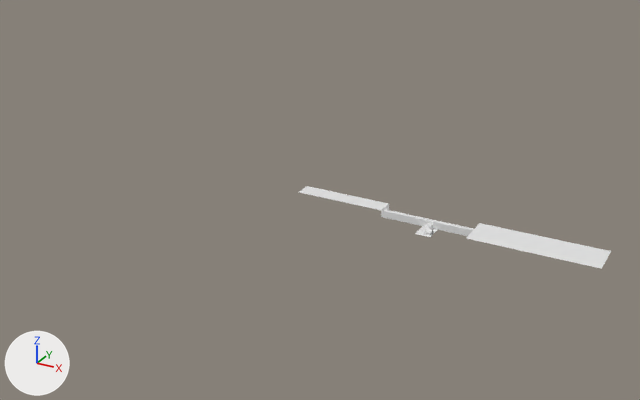
What one commit did to the FBX model Assets/BackGround/Mat_2stage/Ground/2stage_Level.fbx.
One viewpoint serves both versions: a 50 mm lens placed at (150.0, -774.0, 381.0), pointed at (-284.0, 16.0, -14.0). Lighting does not change. The marker at lower left points along +X, +Y and +Z. Where no turn or scale is listed for an object, it has been applied to the vertices.

The older version as bpy lines, for what is in view:
```python
me_plane = bpy.data.meshes.new('Plane')
me_plane.from_pydata(...)  # 18 vertices, 8 faces; spans x -200.0..30.0, y -25.0..15.0, z -8.0..0.0
me_plane_007 = bpy.data.meshes.new('Plane.007')
me_plane_007.from_pydata([(-1394.0, 0.0, 500.0), (1394.0, 0.0, 500.0), (-1394.0, 0.0, -500.0), (1394.0, 0.0, -500.0), (-1394.0, -1232.0, -955.0), (118.0, -1232.0, -955.0)], [], [(0, 1, 3, 2), (2, 3, 5, 4)])
me_plane_009 = bpy.data.meshes.new('Plane.009')
me_plane_009.from_pydata(...)  # 6 vertices, 2 faces; spans x -300.0..-200.0, y -5.0..15.0, z -7.5..0.0
# before: 0 (-200.0, -5.0, -7.5) at pixel (381, 217), 1 (-200.0, -5.0, 0.0) at pixel (381, 210), 2 (-200.0, 15.0, -7.5) at pixel (389, 210), 3 (-200.0, 15.0, 0.0) at pixel (389, 203), 4 (-300.0, -5.0, 0.0) at pixel (298, 192)
# before: 5 (-300.0, 15.0, 0.0) at pixel (307, 186)
ob_plane_001 = bpy.data.objects.new('Plane.001', me_plane)
ob_plane_001.location = (0.0, 0.0, 0.0)
ob_plane_007 = bpy.data.objects.new('Plane.007', me_plane_007)
ob_plane_007.location = (-186.4, 0.0, -4.9)
ob_plane_007.rotation_euler = (1.571, 0.21, 0.0)  # degrees (90, 12, 0)
ob_plane_007.scale = (0.01, 0.005, 0.01)
ob_plane_009 = bpy.data.objects.new('Plane.009', me_plane_009)
ob_plane_009.location = (0.0, 0.0, 0.0)
# also in view: 'Plane.004' at (-150.0, -14.0, -4.0)
```
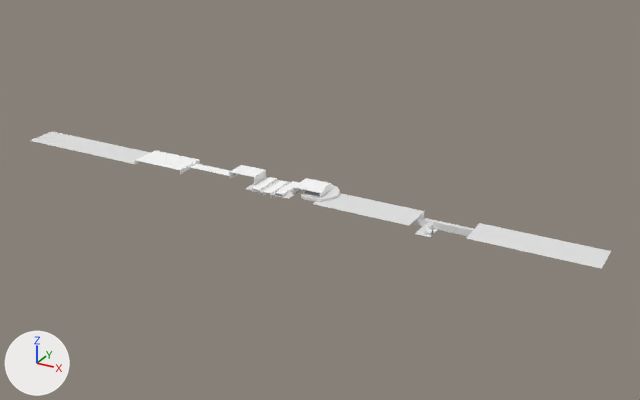
What differs and where, as boxes (x1, y1, x2, y2) in the pictures (640 x 400 px):
'Plane.009', reshaped
    before: (299, 186, 389, 211)
    after: (313, 193, 424, 226)
'Plane.015', added
    after: (29, 131, 151, 164)
'w_18.001', added
    after: (135, 150, 200, 174)
'w_10.001', added
    after: (293, 178, 333, 197)
'w_14.001', added
    after: (229, 165, 266, 184)
'Cylinder', added
    after: (301, 184, 340, 202)
'Plane.007', reshaped, moved, turned
    before: (383, 209, 396, 214)
    after: (246, 177, 302, 199)
'w_15.001', added
    after: (191, 163, 240, 177)
'w_12.002', added
    after: (252, 177, 277, 194)
'w_12.003', added
    after: (275, 181, 298, 199)
'w_12.001', added
    after: (263, 180, 289, 197)
part 2 of me_plane_007, added
    after: (246, 177, 302, 199)

Edits to the bpy script that builds the scene:
```text
Change me_plane_009:
    where me_plane_009.from_pydata(...)  # 6 vertices, 2 faces; spans x -300.0..-200.0, y -5.0..15.0, z -7.5..0.0
    verts and faces of me_plane_009; kept vertices keep their numbers, new ones are numbered from 6
    me_plane_009 part 1
    add delete_vertices([*range(0, 6)])  # with the faces that use them
    add verts[6] = (-270.7, -5.0, 0.0)
    add verts[7] = (-270.7, 15.0, 0.0)
    add verts[8] = (-270.7, -25.0, 0.0)  # pixel (312, 204)
    add for new, old in zip([9, 10, 11], [6, 7, 8]): verts[new] = verts[old] + (110.7, 0.0, 0.0)
    add faces += [(6, 9, 10, 7), (6, 8, 11, 9)]
Change me_plane_007:
    where me_plane_007.from_pydata(...)  # 6 vertices, 2 faces; spans x -1394.0..1394.0, y -1232.0..0.0, z -955.0..500.0
    used by ob_plane_007; location = (-186.4, 0.0, -4.9); rotation_euler = (1.571, 0.21, 0.0), in degrees (90, 12, 0); scale = (0.01, 0.005, 0.01)
    verts and faces of me_plane_007; kept vertices keep their numbers, new ones are numbered from 6
    me_plane_007 part 2
    add verts[6] = (-30000.0, 0.0, -1500.0)
    add verts[7] = (-35591.0, 0.0, -1500.0)
    add verts[8] = (-30000.0, 0.0, 2500.0)  # pixel (288, 198)
    add verts[9] = (-35591.0, 0.0, 2500.0)  # pixel (244, 188)
    add faces += [(6, 7, 9, 8)]
Add me_scene_008:
    me_scene_008.from_pydata([(-4.6, 16.7, -4.9), (4.6, 16.7, -4.9), (-4.6, 16.7, 0.0), (4.6, 16.7, 0.0), (-4.6, -21.3, 0.0), (4.6, -21.3, 0.0), (-4.6, -21.3, -4.9), (4.6, -21.3, -4.9)], [], [(2, 4, 5, 3), (1, 3, 5, 7), (6, 4, 2, 0), (0, 2, 3, 1)])
    me_scene_008.materials.append(mat_sprite_unlit_default)  # white #ffffff
Add me_scene_009:
    me_scene_009.from_pydata([(-16.3, 13.4, -9.0), (16.3, 13.4, -9.0), (-16.3, 13.4, 0.0), (16.3, 13.4, 0.0), (-16.3, -11.6, 0.0), (16.3, -11.6, 0.0), (-16.3, -11.6, -9.0), (16.3, -11.6, -9.0)], [], [(2, 4, 5, 3), (1, 3, 5, 7), (6, 4, 2, 0), (0, 2, 3, 1)])
    me_scene_009.materials.append(mat_sprite_unlit_default)  # white #ffffff
Add me_scene_007:
    me_scene_007.from_pydata([(-4.6, 16.7, -4.9), (4.6, 16.7, -4.9), (-4.6, 16.7, 0.0), (4.6, 16.7, 0.0), (-4.6, -21.3, 0.0), (4.6, -21.3, 0.0), (-4.6, -21.3, -4.9), (4.6, -21.3, -4.9)], [], [(2, 4, 5, 3), (1, 3, 5, 7), (6, 4, 2, 0), (0, 2, 3, 1)])
    me_scene_007.materials.append(mat_sprite_unlit_default)  # white #ffffff
Add me_scene_006:
    me_scene_006.from_pydata([(-4.6, 16.7, -4.9), (4.6, 16.7, -4.9), (-4.6, 16.7, 0.0), (4.6, 16.7, 0.0), (-4.6, -21.3, 0.0), (4.6, -21.3, 0.0), (-4.6, -21.3, -4.9), (4.6, -21.3, -4.9)], [], [(2, 4, 5, 3), (1, 3, 5, 7), (6, 4, 2, 0), (0, 2, 3, 1)])
    me_scene_006.materials.append(mat_sprite_unlit_default)  # white #ffffff
Add me_scene_012:
    me_scene_012.from_pydata([(-32.6, 9.9, -5.0), (32.6, 9.9, -5.0), (-32.6, 9.9, 0.0), (32.6, 9.9, 0.0), (-32.6, -28.4, 0.0), (32.6, -28.4, 0.0), (-32.6, -28.4, -5.0), (32.6, -28.4, -5.0)], [], [(2, 4, 5, 3), (3, 5, 7, 1), (0, 2, 3, 1), (0, 6, 4, 2)])
    me_scene_012.materials.append(mat_sprite_unlit_default)  # white #ffffff
Add me_scene_010:
    me_scene_010.from_pydata([(-30.4, 7.0, 0.0), (30.4, 7.0, 0.0), (-30.4, -7.0, 0.0), (30.4, -7.0, 0.0), (-30.4, 7.0, -2.5), (30.4, 7.0, -2.5)], [], [(0, 2, 3, 1), (0, 1, 5, 4)])
    me_scene_010.materials.append(mat_sprite_unlit_default)  # white #ffffff
Add me_plane_019:
    me_plane_019.from_pydata([(-301.0, 15.0, 0.0), (-473.0, 15.0, 0.0), (-301.0, -25.0, 0.0), (-473.0, -25.0, 0.0)], [], [(1, 3, 2, 0)])
Change ob_plane_007:
    ob_plane_007.location: (-186.4, 0.0, -4.9) -> (0.0, 0.0, 0.0)
    ob_plane_007.rotation_euler: (1.571, 0.21, 0.0) -> (1.571, 0.0, 0.0)  # degrees (90, 12, 0) -> degrees (90, 0, 0)
Add ob_w_12_003:
    ob_w_12_003 = bpy.data.objects.new('w_12.003', me_scene_008)
    ob_w_12_003.location = (-312.8, -3.4, 2.9)
Add ob_w_14_001:
    ob_w_14_001 = bpy.data.objects.new('w_14.001', me_scene_009)
    ob_w_14_001.location = (-370.0, 1.6, 9.0)
Add ob_w_12_002:
    ob_w_12_002 = bpy.data.objects.new('w_12.002', me_scene_007)
    ob_w_12_002.location = (-342.7, -3.4, 2.1)
Add ob_w_10_001:
    ob_w_10_001 = bpy.data.objects.new('w_10.001', me_scene_004)  # 24 vertices, 17 faces; spans x -18.6..14.8, y -21.7..8.0, z -8.9..0.0; in mat_sprite_unlit_default (white #ffffff)
    ob_w_10_001.location = (-283.1, 8.0, 8.9)
Add ob_cylinder:
    ob_cylinder = bpy.data.objects.new('Cylinder', me_cylinder)  # 24 vertices, 14 faces; spans x -18.7..15.4, y -22.4..22.5, z -3.0..0.0
    ob_cylinder.location = (-271.7, 3.3, 3.0)
Add ob_w_12_001:
    ob_w_12_001 = bpy.data.objects.new('w_12.001', me_scene_006)
    ob_w_12_001.location = (-327.4, -3.4, 1.2)
Add ob_w_18_001:
    ob_w_18_001 = bpy.data.objects.new('w_18.001', me_scene_012)
    ob_w_18_001.location = (-477.1, 3.4, 5.0)
Add ob_w_15_001:
    ob_w_15_001 = bpy.data.objects.new('w_15.001', me_scene_010)
    ob_w_15_001.location = (-414.7, 0.0, 2.5)
Add ob_plane_015:
    ob_plane_015 = bpy.data.objects.new('Plane.015', me_plane_019)
    ob_plane_015.location = (-206.6, 0.0, 0.0)
```
